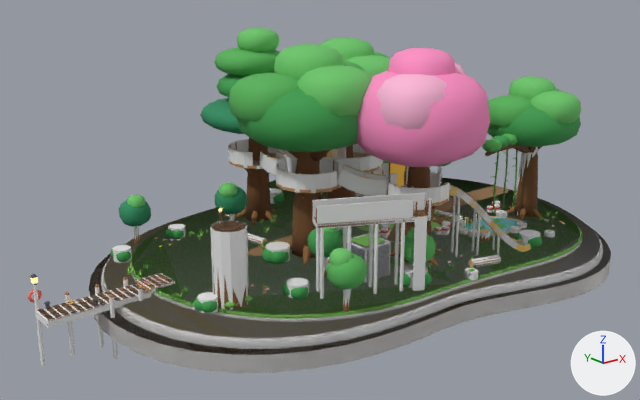
The glTF model packages/arquipelago/src/assets/ilhas/bosque.glb: old version first, new version second.
One viewpoint serves both versions: a camera (50 mm lens) standing at (-41.8, -44.2, 21.3) and looking at (-6.4, 0.1, 3.7). The lights are fixed; the arrows at lower right show +X, +Y and +Z. The picture after the commit comes second. Vertices at exactly the same position are counted once.

Before the edit, the objects in view are built like this:
```python
ob_col_cil_poste_pista_segredo_1 = bpy.data.objects.new('col-cil-poste-pista-segredo-1', me_col_unidade_cilindro)
ob_col_cil_poste_pista_segredo_1.location = (-12.19, -6.97, 3.1)
ob_col_cil_poste_pista_segredo_1.scale = (0.22, 0.22, 4.2)
ob_col_cil_poste_pista_segredo_2 = bpy.data.objects.new('col-cil-poste-pista-segredo-2', me_col_unidade_cilindro)
ob_col_cil_poste_pista_segredo_2.location = (-12.65, -7.91, 3.1)
ob_col_cil_poste_pista_segredo_2.scale = (0.22, 0.22, 4.2)
ob_col_cil_poste_pista_segredo_3 = bpy.data.objects.new('col-cil-poste-pista-segredo-3', me_col_unidade_cilindro)
ob_col_cil_poste_pista_segredo_3.location = (-10.78, -7.66, 3.1)
ob_col_cil_poste_pista_segredo_3.scale = (0.22, 0.22, 4.2)
ob_col_cil_poste_pista_segredo_4 = bpy.data.objects.new('col-cil-poste-pista-segredo-4', me_col_unidade_cilindro)
ob_col_cil_poste_pista_segredo_4.location = (-11.24, -8.6, 3.1)
ob_col_cil_poste_pista_segredo_4.scale = (0.22, 0.22, 4.2)
ob_col_cil_poste_pista_segredo_5 = bpy.data.objects.new('col-cil-poste-pista-segredo-5', me_col_unidade_cilindro)
ob_col_cil_poste_pista_segredo_5.location = (-9.37, -8.35, 3.1)
ob_col_cil_poste_pista_segredo_5.scale = (0.22, 0.22, 4.2)
ob_col_cil_poste_pista_segredo_6 = bpy.data.objects.new('col-cil-poste-pista-segredo-6', me_col_unidade_cilindro)
ob_col_cil_poste_pista_segredo_6.location = (-9.83, -9.28, 3.1)
ob_col_cil_poste_pista_segredo_6.scale = (0.22, 0.22, 4.2)
ob_col_cil_poste_pista_segredo_7 = bpy.data.objects.new('col-cil-poste-pista-segredo-7', me_col_unidade_cilindro)
ob_col_cil_poste_pista_segredo_7.location = (-7.97, -9.04, 3.1)
ob_col_cil_poste_pista_segredo_7.scale = (0.22, 0.22, 4.2)
ob_construcoes = bpy.data.objects.new('construcoes', me_construcoes)
ob_construcoes.location = (0.0, 0.0, 0.0)
ob_tronco_2 = bpy.data.objects.new('tronco-2', me_tronco_2)
ob_tronco_2.location = (0.0, 0.0, 0.0)
# also in view: 'copa-1' at (-2.0, 2.6, 10.1); 'vegetacao' at (-4.2, 0.1, 3.6); 'col-cais-deque-1' at (-22.8, 0.0, 0.7); 'copa-6' at (-10.4, 4.8, 3.5); 'tronco-4' at (-4.0, -6.6, 4.7)
```
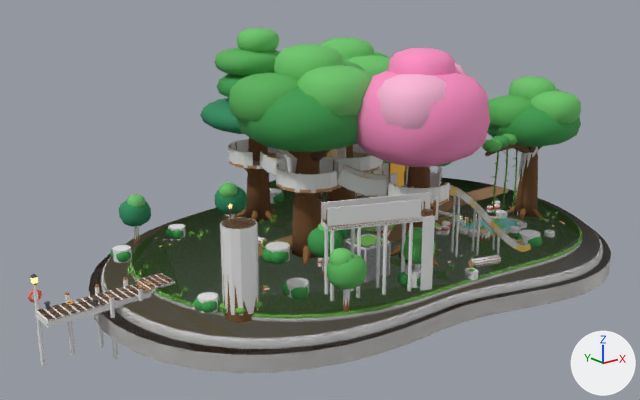
Commit message: arquipelago(arte): toco do segredo dos patins 0,45 m acima da pista

What differs and where, as boxes (x1, y1, x2, y2) in the pictures (640 x 400 px; the box of a moved part takes in the faces that stretch with it):
'col-cil-toco-segredo-1', moved, rescaled (11% taller): before (210, 221, 249, 310); after (220, 217, 259, 316)
'construcoes', reshaped (8% taller): before (211, 139, 531, 309); after (219, 139, 531, 323)
'col-guarda-pista-segredo-2', moved, turned: before (317, 199, 414, 224); after (327, 199, 422, 226)
'col-escada-reta-2', moved, turned: before (412, 216, 427, 291); after (420, 216, 435, 291)
'col-guarda-pista-segredo-1', moved, turned: before (312, 193, 425, 217); after (321, 192, 431, 220)
'col-pista-segredo-1', moved, turned: before (312, 210, 431, 229); after (321, 209, 438, 231)
'col-cil-poste-pista-segredo-6', moved: before (373, 224, 378, 294); after (382, 225, 387, 295)
'col-cil-poste-pista-segredo-8', moved: before (399, 222, 405, 291); after (407, 222, 413, 292)
'col-cil-poste-pista-segredo-1', moved: before (316, 228, 320, 292); after (324, 229, 328, 294)
'col-cil-poste-pista-segredo-5', moved: before (368, 225, 373, 287); after (376, 226, 381, 288)
'col-cil-poste-pista-segredo-2', moved: before (320, 228, 324, 299); after (330, 231, 334, 301)
'col-cil-poste-pista-segredo-7', moved: before (394, 223, 399, 285); after (401, 223, 406, 273)
'col-cil-poste-pista-segredo-4', moved: before (347, 226, 351, 296); after (356, 228, 361, 298)
'col-cil-poste-pista-segredo-3', moved: before (343, 227, 347, 249); after (350, 228, 355, 291)
part 1 of me_construcoes, moved or reshaped: before (211, 221, 246, 232); after (221, 218, 256, 229)
part 2 of me_construcoes, moved or reshaped: before (415, 202, 417, 217); after (433, 200, 435, 216)
part 3 of me_construcoes, rebuilt (14% taller): before (213, 267, 249, 309); after (223, 275, 259, 323)
part 4 of me_construcoes, rebuilt (38% taller): before (313, 210, 430, 225); after (325, 209, 438, 230)
part 5 of me_construcoes, deleted: before (218, 207, 415, 302)
part 6 of me_construcoes, moved or reshaped: before (317, 201, 430, 228); after (423, 201, 433, 217)
part 7 of me_construcoes, built on: before (225, 302, 236, 308); after (219, 301, 263, 314)
part 8 of me_construcoes, added: after (227, 203, 250, 227)

Edits to the bpy script that builds the scene:
```text
Change me_construcoes:
    remove me_construcoes.from_pydata(...)  # 7113 vertices, 12324 faces; spans x -18.2..9.9, y -10.7..10.7, z 0.4..7.3
    add me_construcoes.from_pydata(...)  # 7111 vertices, 12324 faces; spans x -18.2..9.9, y -10.9..10.7, z 0.4..7.3
    me_construcoes part 1: the loose piece of 28 vertices spanning x -17.9..-16.1, y -6.2..-4.2, z 5.4..5.5 is moved by (0.0, -1.0, 0.4)
    me_construcoes part 2: the loose piece of 56 vertices spanning x -7.9..-7.8, y -10.4, z 1.0..6.4 is moved by (1.0, -0.5, 0.0)
    me_construcoes part 3: the loose piece of 28 vertices spanning x -18.0..-16.0, y -6.2..-4.2, z 1.0..5.4 is rebuilt with 28 vertices and now spans x -18.0..-16.0, y -7.2..-5.2, z 0.4..5.9
    me_construcoes part 4: the loose piece of 24 vertices spanning x -12.9..-6.5, y -10.7..-6.8, z 5.4..5.5 is rebuilt with 70 vertices and now spans x -12.7..-6.2, y -10.9..-7.4, z 5.2..5.5
    me_construcoes part 5: 9 loose pieces with 206 vertices, spanning x -18.2..-6.5, y -10.3..-3.9, z 1.0..6.7, are deleted
    me_construcoes part 6: 18 vertices moved from x -8.0..-6.5, y -10.7..-9.7, z 1.0..6.4 to x -8.0..-6.9, y -10.8..-9.3, z 1.0..6.4; 252 vertices removed from x -12.9..-6.5, y -10.7..-7.8, z 1.0..6.4; 220 vertices added at x -8.0..-6.4, y -10.9..-9.3, z 1.0..6.4
    me_construcoes part 7: 19 vertices moved from x -17.9..-17.2, y -6.2..-5.6, z 1.2..1.5 to x -18.2..-17.6, y -6.2..-5.6, z 1.1..1.4; 7 vertices removed from x -17.8..-17.3, y -6.3..-5.8, z 1.1..1.4; 111 vertices added at x -18.1..-15.8, y -7.3..-4.9, z 1.0..1.5
    me_construcoes part 8: 62 vertices added at x -17.7..-16.4, y -6.8..-5.6, z 5.9..7.2
    other edits to the shape of me_construcoes do not show in these pictures
Change ob_col_cil_poste_pista_segredo_1:
    ob_col_cil_poste_pista_segredo_1.location: (-12.19, -6.97, 3.1) -> (-12.06, -7.58, 3.1)
Change ob_col_cil_poste_pista_segredo_2:
    ob_col_cil_poste_pista_segredo_2.location: (-12.65, -7.91, 3.1) -> (-12.44, -8.55, 3.1)
Change ob_col_cil_poste_pista_segredo_3:
    ob_col_cil_poste_pista_segredo_3.location: (-10.78, -7.66, 3.1) -> (-10.6, -8.15, 3.1)
Change ob_col_cil_poste_pista_segredo_4:
    ob_col_cil_poste_pista_segredo_4.location: (-11.24, -8.6, 3.1) -> (-10.98, -9.12, 3.1)
Change ob_col_cil_poste_pista_segredo_5:
    ob_col_cil_poste_pista_segredo_5.location: (-9.37, -8.35, 3.1) -> (-9.14, -8.72, 3.1)
Change ob_col_cil_poste_pista_segredo_6:
    ob_col_cil_poste_pista_segredo_6.location: (-9.83, -9.28, 3.1) -> (-9.52, -9.69, 3.1)
Change ob_col_cil_poste_pista_segredo_7:
    ob_col_cil_poste_pista_segredo_7.location: (-7.97, -9.04, 3.1) -> (-7.69, -9.29, 3.1)
Change ob_col_cil_poste_pista_segredo_8:
    ob_col_cil_poste_pista_segredo_8.location: (-8.42, -9.97, 3.1) -> (-8.07, -10.26, 3.1)
Change ob_col_cil_toco_segredo_1:
    ob_col_cil_toco_segredo_1.location: (-17.0, -5.2, 3.25) -> (-17.0, -6.2, 3.48)
    ob_col_cil_toco_segredo_1.scale: (2.0, 2.0, 4.5) -> (2.0, 2.0, 4.95)
Change ob_col_escada_reta_2:
    ob_col_escada_reta_2.location: (-7.59, -10.54, 3.25) -> (-7.19, -10.76, 3.25)
    ob_col_escada_reta_2.rotation_euler: (0.0, 0.0, -0.455) -> (0.0, 0.0, -0.374)  # degrees (0, 0, -26) -> degrees (0, 0, -21)
Change ob_col_guarda_pista_segredo_1:
    ob_col_guarda_pista_segredo_1.location: (-9.48, -8.26, 6.0) -> (-9.26, -8.64, 6.0)
    ob_col_guarda_pista_segredo_1.rotation_euler: (0.0, 0.0, -0.455) -> (0.0, 0.0, -0.374)  # degrees (0, 0, -26) -> degrees (0, 0, -21)
Change ob_col_guarda_pista_segredo_2:
    ob_col_guarda_pista_segredo_2.location: (-10.44, -9.02, 6.0) -> (-10.15, -9.48, 6.0)
    ob_col_guarda_pista_segredo_2.rotation_euler: (0.0, 0.0, -0.455) -> (0.0, 0.0, -0.374)  # degrees (0, 0, -26) -> degrees (0, 0, -21)
Change ob_col_pista_segredo_1:
    ob_col_pista_segredo_1.location: (-9.72, -8.76, 5.35) -> (-9.46, -9.16, 5.35)
    ob_col_pista_segredo_1.rotation_euler: (0.0, 0.0, -0.455) -> (0.0, 0.0, -0.374)  # degrees (0, 0, -26) -> degrees (0, 0, -21)
```
